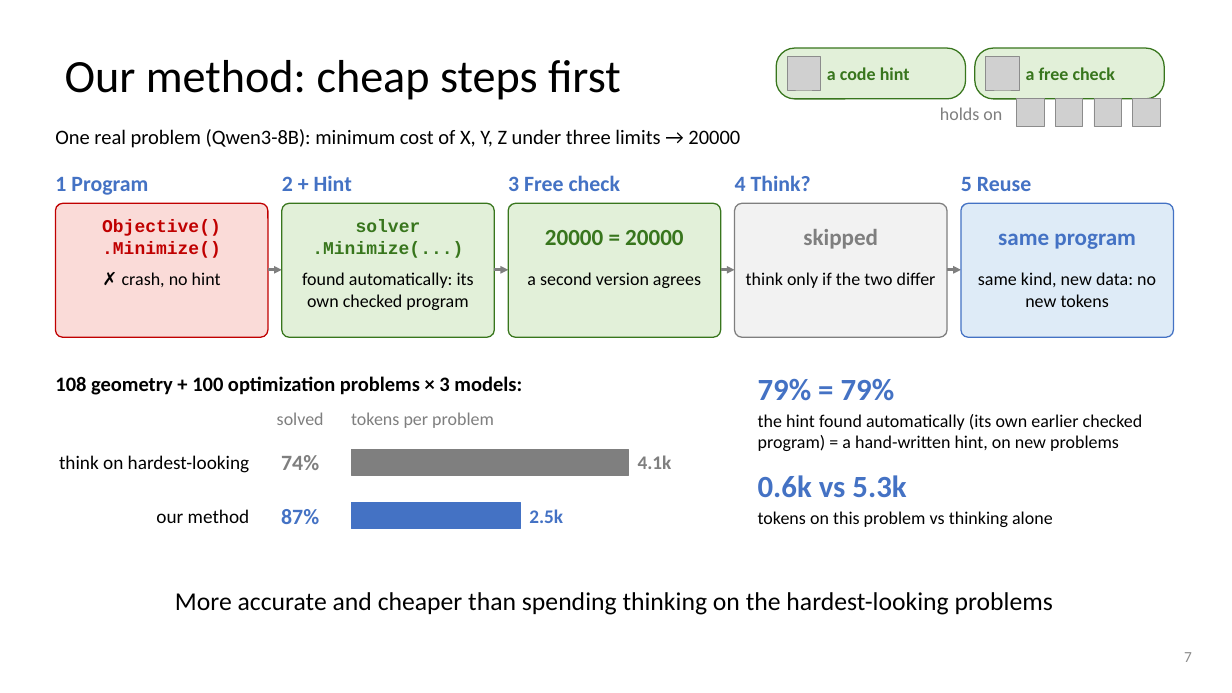
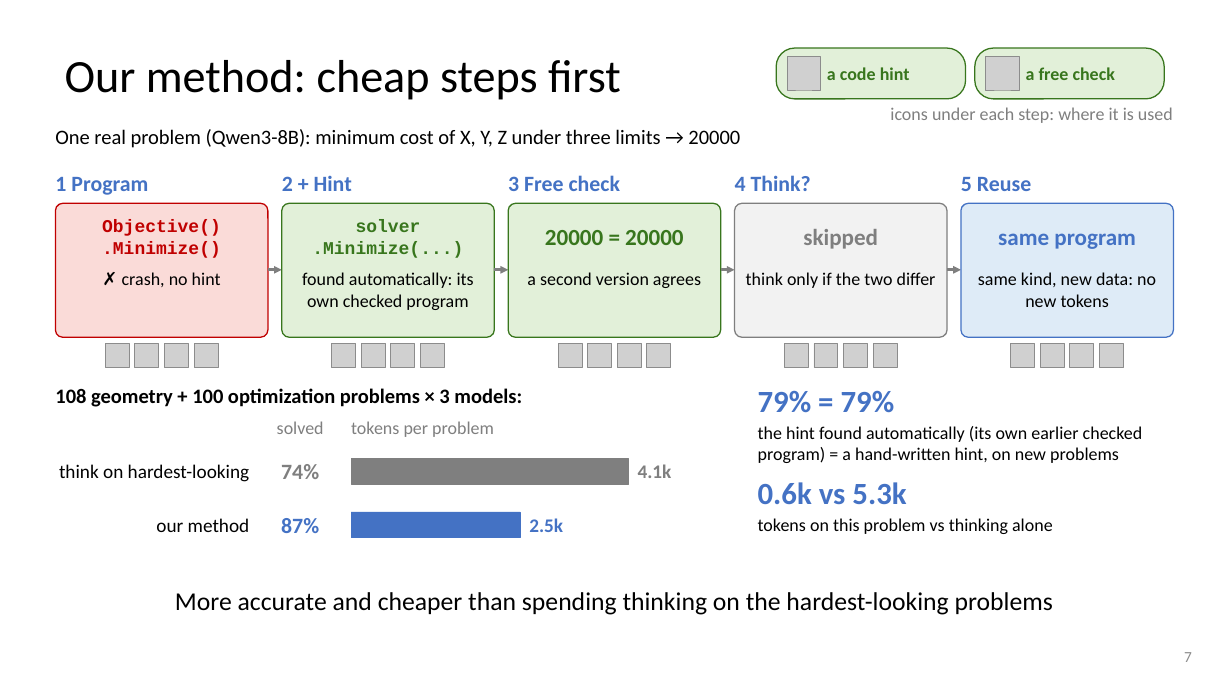
Before and after one commit to dlwns147/CSED490E_Project_Team5, a slide deck: slide 7 of Proposal_Team5.pptx. Drawn at 1232x693 pixels with LibreOffice and Linux fonts; fonts in the diff are those of the drawing; grey boxes stand for pictures. Boxes give left, top, right and bottom in pixels: in the first picture for what was removed or moved away, otherwise in the second. Text is boxed around its words. In the diff, an @@ line names an element or a change of style, - is before the commit and + after.

```diff
--- a/Proposal_Team5.pptx
+++ b/Proposal_Team5.pptx
@@ text added at [890,107,1173,123], 14 pt, text #7F7F7F @@
+icons under each step: where it is used
@@ text removed at [940,107,1002,120] @@
-holds on
@@ picture: place and size @@
-picture at [1017,99,1044,127]
+picture at [105,344,129,368]
@@ picture: place and size @@
-picture at [1055,99,1083,127]
+picture at [135,344,159,368]
@@ picture: place and size @@
-picture at [1094,99,1122,127]
+picture at [165,344,189,368]
@@ picture: place and size @@
-picture at [1133,99,1161,127]
+picture at [194,344,218,368]
@@ picture added at [332,344,356,368] @@
@@ picture added at [361,344,385,368] @@
@@ picture added at [391,344,415,368] @@
@@ picture added at [421,344,445,368] @@
@@ picture added at [558,344,582,368] @@
@@ picture added at [588,344,612,368] @@
@@ picture added at [617,344,641,368] @@
@@ picture added at [647,344,671,368] @@
@@ picture added at [785,344,809,368] @@
@@ picture added at [814,344,838,368] @@
@@ picture added at [844,344,868,368] @@
@@ picture added at [873,344,897,368] @@
@@ picture added at [1011,344,1035,368] @@
@@ picture added at [1041,344,1065,368] @@
@@ picture added at [1070,344,1094,368] @@
@@ picture added at [1100,344,1124,368] @@
@@ 13 texts, 2 rectangles: place and size @@
-13 texts, 2 rectangles at [55,376,1143,529]
+13 texts, 2 rectangles at [55,388,1143,538]
```
Also in this commit, not shown: 3 other slides changed, 3 other files.
